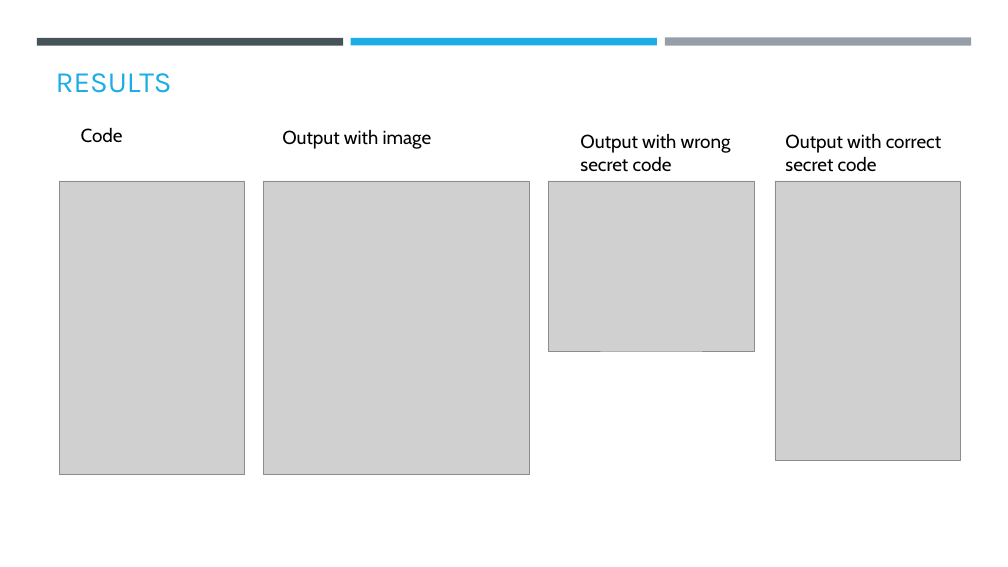
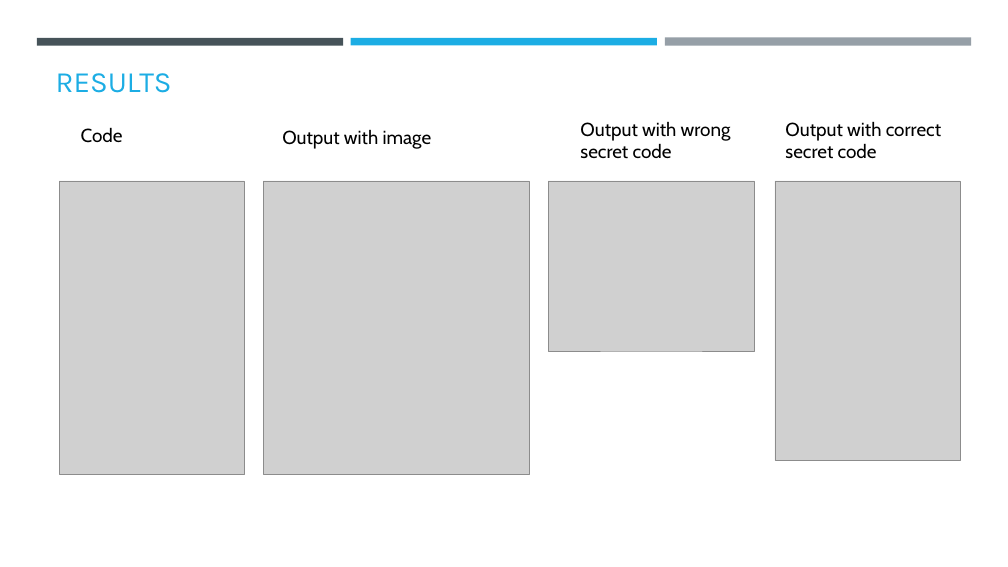
Before and after one commit to Jpoddar26/stegano_proj, a slide deck: slide 7 of AICTE PPT Template (1).pptx. Drawn at 1008x567 pixels with LibreOffice and Linux fonts; fonts in the diff are those of the drawing; grey boxes stand for pictures; background and template pictures are left out. Boxes give left, top, right and bottom in pixels: in the first picture for what was removed or moved away, otherwise in the second. Text is boxed around its words. In the diff, an @@ line names an element or a change of style, - is before the commit and + after.

```diff
--- a/AICTE PPT Template (1).pptx
+++ b/AICTE PPT Template (1).pptx
@@ text "Output with wrong secret code": place and size @@
-text "Output with wrong secret code" at [580,134,731,172]
+text "Output with wrong secret code" at [580,122,731,159]
@@ text "Output with correct secret code": place and size @@
-text "Output with correct secret code" at [785,133,941,172]
+text "Output with correct secret code" at [785,121,941,159]
```
Also in this commit, not shown: 1 other slide changed.
